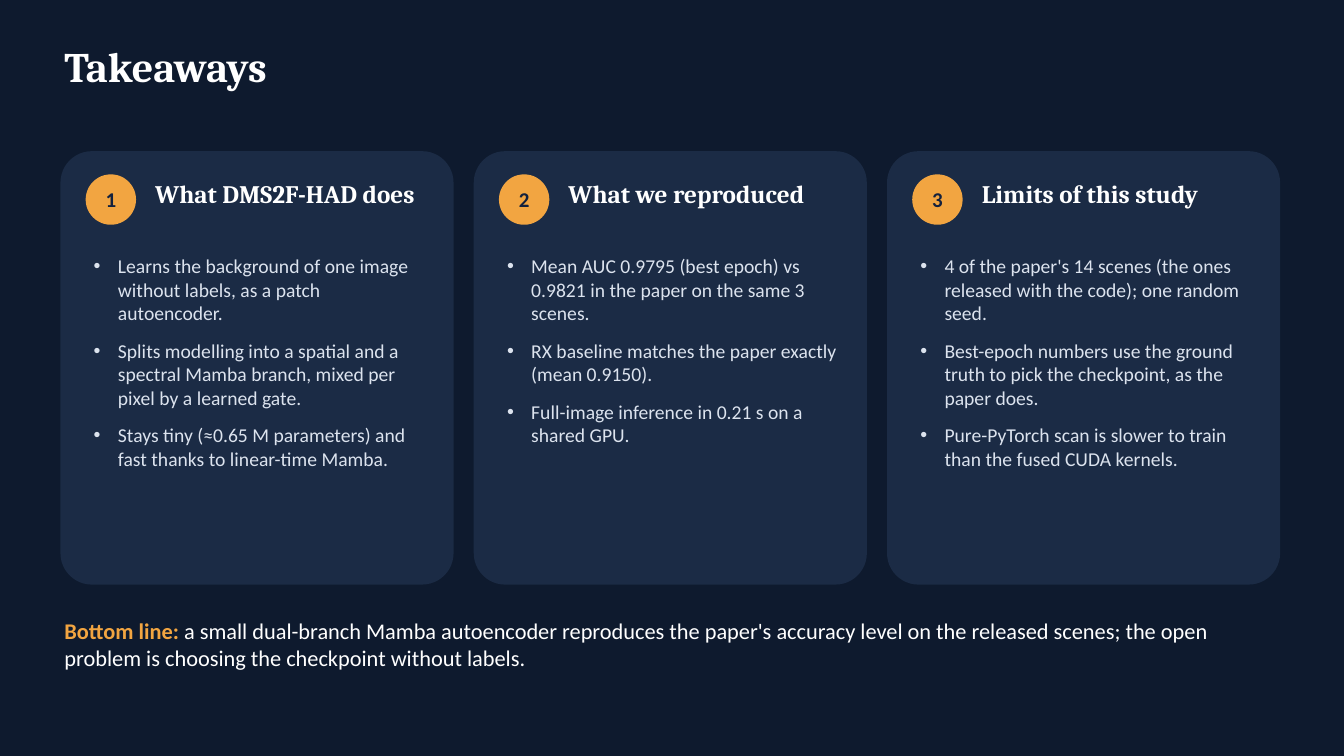
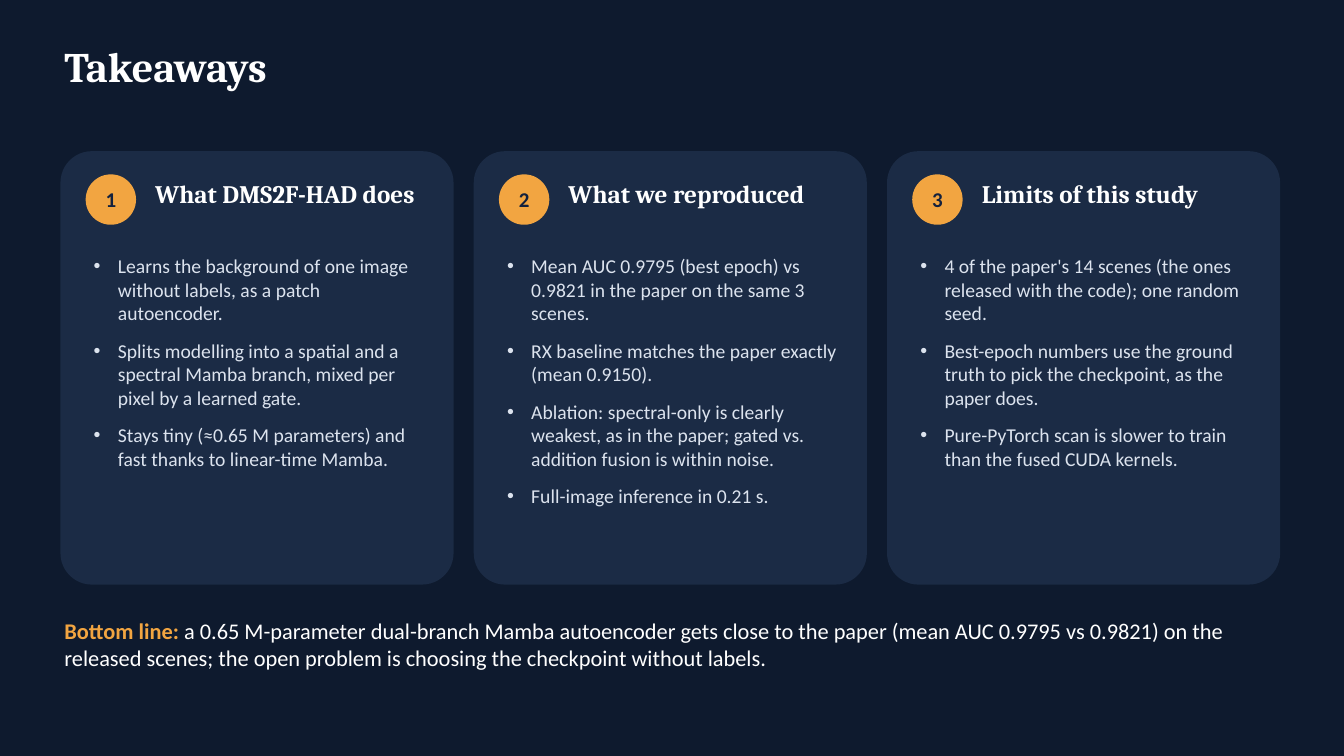
Before and after one commit to SaarthakG-Dtu/Hyperspectral_Anomaly_Detection, a slide deck: slide 20 of presentation/DMS2F-HAD_presentation.pptx. Drawn at 1344x756 pixels with LibreOffice and Linux fonts; fonts in the diff are those of the drawing. Boxes give left, top, right and bottom in pixels: in the first picture for what was removed or moved away, otherwise in the second. Text is boxed around its words. In the diff, an @@ line names an element or a change of style, - is before the commit and + after.

```diff
--- a/presentation/DMS2F-HAD_presentation.pptx
+++ b/presentation/DMS2F-HAD_presentation.pptx
@@ text at box(531, 405, 804, 507): text changed @@
-• Full-image inference in 0.21 s on a shared GPU.
+• Ablation: spectral-only is clearly weakest, as in the paper; gated vs. addition fusion is within noise.
+• Full-image inference in 0.21 s.
@@ text at box(64, 623, 1222, 670): text changed @@
-Bottom line: a small dual-branch Mamba autoencoder reproduces the paper's accuracy level on the released scenes; the open problem is choosing the checkpoint without labels.
+Bottom line: a 0.65 M-parameter dual-branch Mamba autoencoder gets close to the paper (mean AUC 0.9795 vs 0.9821) on the released scenes; the open problem is choosing the checkpoint without labels.
```
Also in this commit, not shown: 1 other slide changed, 1 slide added, 1 slide removed, 19 other files.
